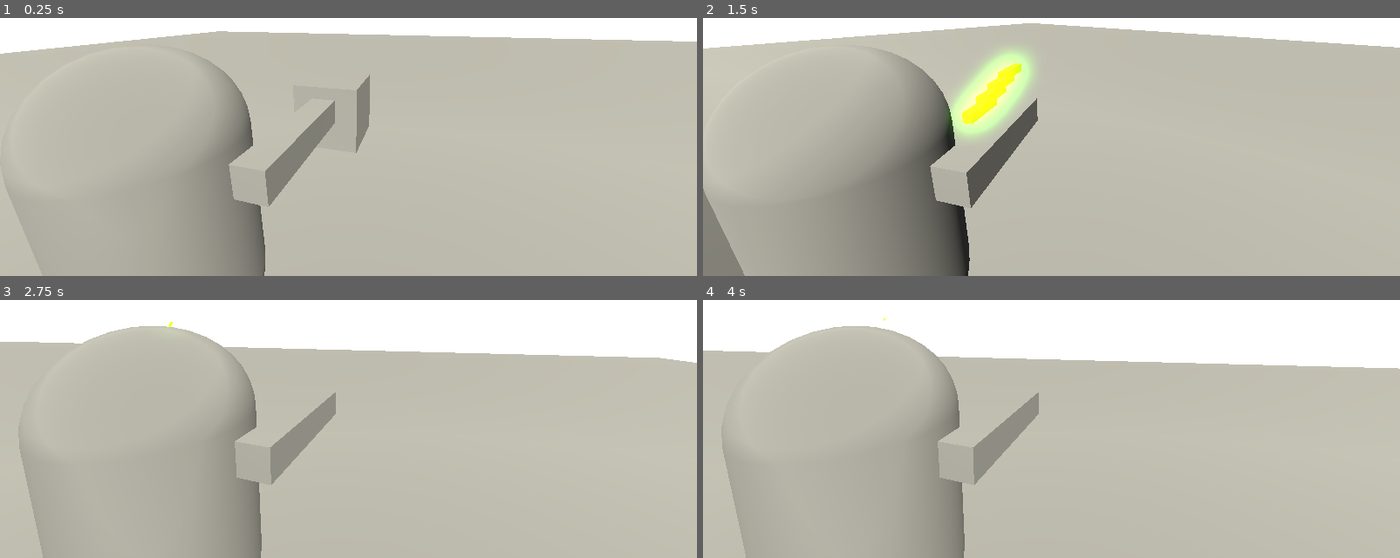
Above: before the commit, frames 1-4 (two rows, left to right).
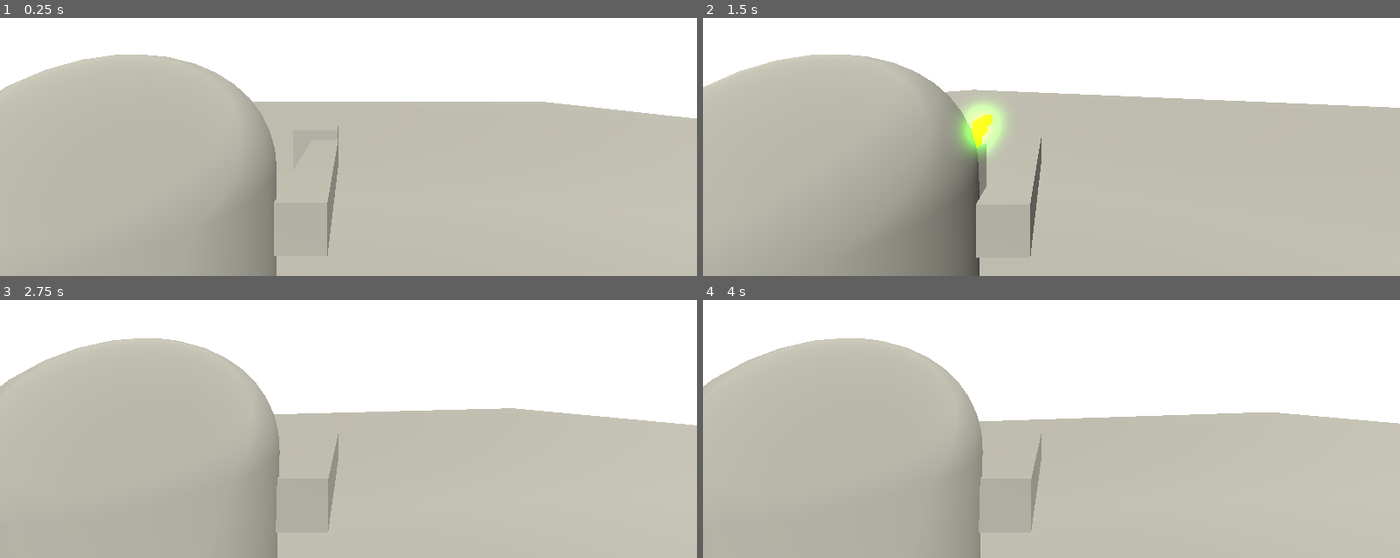
Above: after the commit, the same moments.

Repository: is-this-right/iscs-gdev-fps
Game: Godot game, scene res://scenes/game.tscn
Two runs of this game, one before a commit and one after it. Both use one fixed random seed, a clock stepped at 60 frames per second and the inputs below.
Inputs (mouse positions are in pixels of both pictures, inside the frame that each line leads up to):
- Up to frame 1 (0.25 s): no input
- Up to frame 2 (1.5 s): tap Enter (ui_accept) at 0.5, 0.77 s; move the mouse to (1086, 79) at 0.52 s; hold R (toggle_camera_ray, bound only after the commit) 0.53-1.28 s; hold Up (ui_up) from 0.53 s (still down); move the mouse to (1016, 82) at 1.27 s; click (1016, 82) at 1.35 s
- Up to frame 3 (2.75 s): keep holding Up (ui_up); tap Enter (ui_accept) at 1.52 s; tap R (toggle_camera_ray, bound only after the commit) at 1.55, 2.3 s; move the mouse to (362, 354) at 2.02 s; hold \ (toggle_mouse) from 2.03 s (still down)
- Up to frame 4 (4 s): move the mouse to (1016, 439) at 2.77 s; release \ (toggle_mouse) at 2.78 s; tap R (toggle_camera_ray, bound only after the commit) at 2.85 s; tap Enter (ui_accept) at 3.02, 3.77 s; move the mouse to (1260, 421) at 3.52 s; release Up (ui_up) at 3.53 s; hold Left (ui_left) from 3.53 s (still down); hold R (toggle_camera_ray, bound only after the commit) from 3.53 s (still down)

The runs differ from the first frame. In frame 1, 27% of the frame differs, in the area x 0-100%, y 5-100%; in frame 2, 32%, in the area x 0-100%, y 2-100%; in frame 3, 21%; in frame 4, 18%.

Commit message:
Fixed camera behind player

Diff:
--- a/project.godot
+++ b/project.godot
@@ -32,6 +32,11 @@
 "events": [Object(InputEventKey,"resource_local_to_scene":false,"resource_name":"","device":-1,"window_id":0,"alt_press …(191 unchanged characters)…
 ]
 }
+toggle_camera_ray={
+"deadzone": 0.5,
+"events": [Object(InputEventKey,"resource_local_to_scene":false,"resource_name":"","device":-1,"window_id":0,"alt_pressed":false,"shift_pressed":false,"ctrl_pressed":false,"meta_pressed":false,"pressed":false,"keycode":0,"physical_keycode":82,"key_label":0,"unicode":114,"location":0,"echo":false,"script":null)
+]
+}
 
 [rendering]
 
--- a/scenes/game.tscn
+++ b/scenes/game.tscn
@@ -65,7 +65,7 @@
 [node name="Wall" type="MeshInstance3D" parent="."]
 transform = Transform3D(1, 0, 0, 0, 1, 0, 0, 0, 1, 6.11646, 4.98868, 9.0278)
 mesh = SubResource("BoxMesh_p3gqg")
-skeleton = NodePath("../CharacterBody3D")
+skeleton = NodePath("")
 surface_material_override/0 = SubResource("StandardMaterial3D_yq1ni")
 
 [node name="StaticBody3D" type="StaticBody3D" parent="Wall"]
@@ -74,4 +74,4 @@
 shape = SubResource("ConvexPolygonShape3D_jboae")
 
 [node name="CharacterBody3D" parent="." instance=ExtResource("1_lrgi8")]
-transform = Transform3D(1, 0, 0, 0, 1, 0, 0, 0, 1, 0, 1.75854, 2.91644)
+transform = Transform3D(1, 0, 0, 0, 1, 0, 0, 0, 1, 0, 2.0531, 5.24609)
--- a/scenes/player.tscn
+++ b/scenes/player.tscn
@@ -6,15 +6,13 @@
 
 [sub_resource type="CapsuleShape3D" id="CapsuleShape3D_akr8a"]
 
-[sub_resource type="SeparationRayShape3D" id="SeparationRayShape3D_nwn6b"]
-
 [sub_resource type="BoxMesh" id="BoxMesh_fx43c"]
 size = Vector3(0.2, 0.2, 1)
 
 [node name="CharacterBody3D" type="CharacterBody3D" node_paths=PackedStringArray("CAMERA_CONTROLLER")]
 disable_mode = 2
 script = ExtResource("1_ghv6b")
-CAMERA_CONTROLLER = NodePath("CameraController/SpringArm3D/Camera3D")
+CAMERA_CONTROLLER = NodePath("CameraController/Camera3D")
 
 [node name="MeshInstance3D" type="MeshInstance3D" parent="."]
 mesh = SubResource("CapsuleMesh_ap600")
@@ -25,15 +23,13 @@
 
 [node name="CameraController" type="Node3D" parent="."]
 
-[node name="SpringArm3D" type="SpringArm3D" parent="CameraController"]
-transform = Transform3D(0.962197, -0.068534, 0.263588, -0.00355095, 0.964583, 0.263757, -0.272329, -0.254723, 0.927876, 0.85059, 0.634621, -0.924044)
-collision_mask = 3
-shape = SubResource("SeparationRayShape3D_nwn6b")
-spring_length = 2.0
-margin = 0.5
+[node name="Camera3D" type="Camera3D" parent="CameraController"]
+transform = Transform3D(1, 0, 0, 0, 1, 0, 0, 0, 1, 0.8, 0.9, 1)
 
-[node name="Camera3D" type="Camera3D" parent="CameraController/SpringArm3D"]
-transform = Transform3D(1, 7.45058e-09, 1.49012e-07, 0, 1, -1.49012e-08, -2.98023e-08, 1.49012e-08, 1, 0, -1.19209e-07, 2.01886)
+[node name="RayCast3D" type="RayCast3D" parent="CameraController/Camera3D"]
+transform = Transform3D(1.91069e-15, 4.37114e-06, 1, 1, -4.37114e-06, 0, 4.37114e-08, 100, -4.37114e-08, 0, 0, 0)
+hit_back_faces = false
+collide_with_bodies = false
 
 [node name="Gun pivot" type="Node3D" parent="."]
 
--- a/scripts/player.gd
+++ b/scripts/player.gd
@@ -4,6 +4,9 @@
 const SPEED = 5.0
 const JUMP_VELOCITY = 4.5
 @onready var pivot: Node3D = $CameraController
+@onready var camera_ray: RayCast3D = $CameraController/Camera3D/RayCast3D
+
+
 
 @export var TILT_LOWER_LIMIT := deg_to_rad(-90.0)
 @export var TILT_UPPER_LIMIT := deg_to_rad (90.0)
@@ -27,6 +30,11 @@
 			Input.mouse_mode = Input.MOUSE_MODE_CAPTURED
 		else:
 			Input.mouse_mode = Input.MOUSE_MODE_VISIBLE
+	if event.is_action_pressed("toggle_camera_ray"):
+		if camera_ray.visible == true:
+			camera_ray.visible = false
+		else:
+			camera_ray.visible = true
 
 
 func _ready():
Not shown: 1 places in scenes/player.tscn that only renumber resources
